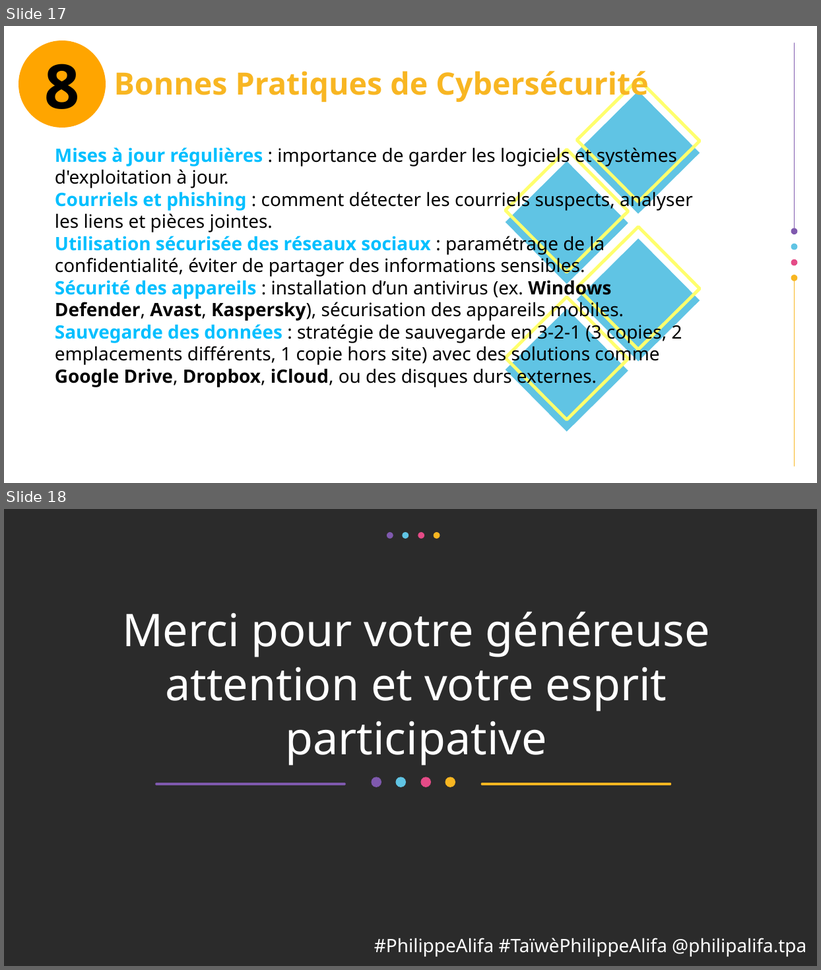
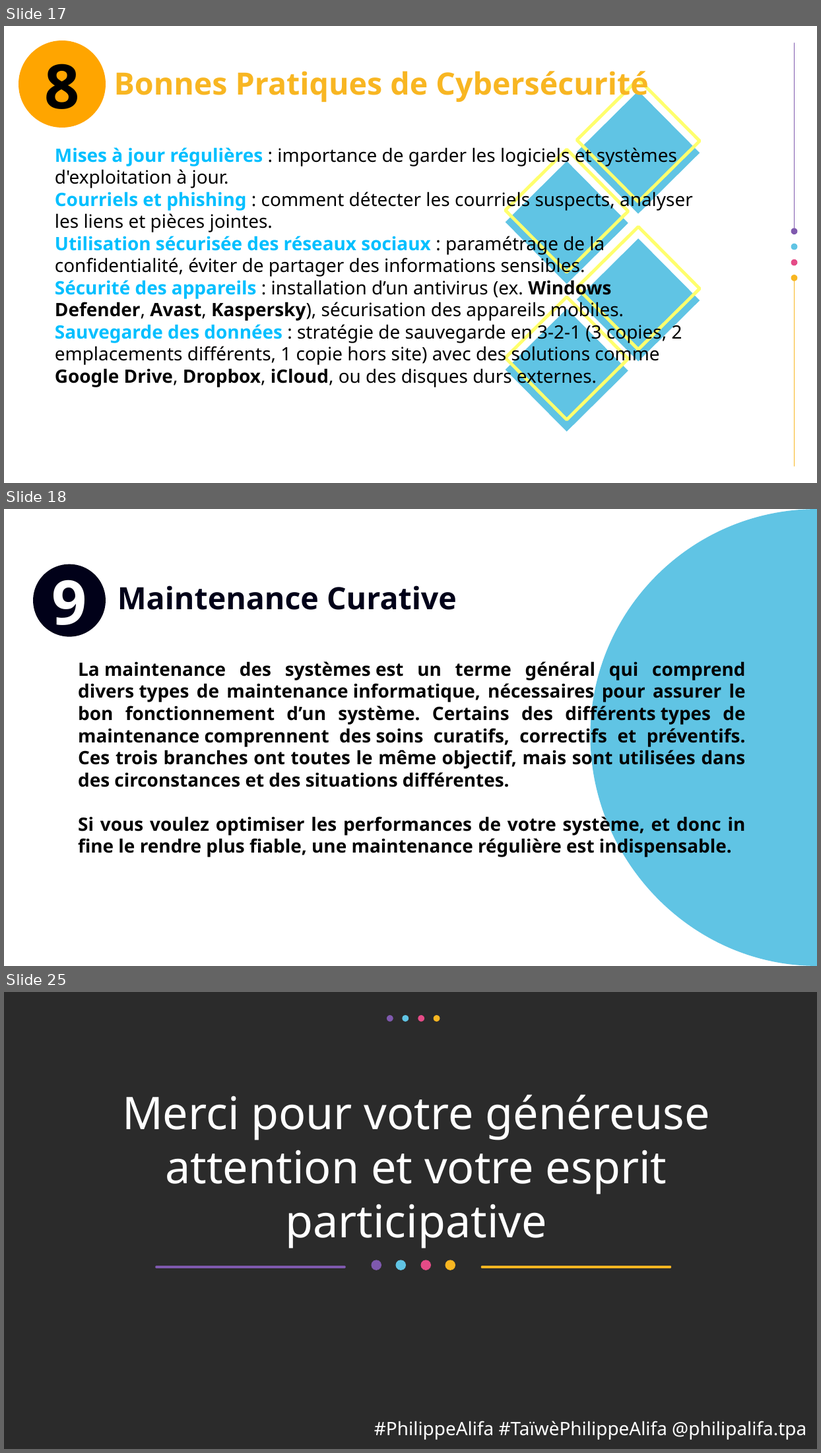
Before and after one commit to alifa-ing/monportfolio-github, a slide deck: Formation en Cybersecurite.odp. Shown one above the other, each under a label of ours: slides 17 and 18 before the commit, slides 17, 18 and 25 after it; the slides between them are not shown. The pictures are 821x970 and 821x1453 pixels, drawn with LibreOffice and Linux fonts; fonts in the diff are those of the drawing; background and template pictures are left out; a plain dark background stands for a picture behind light text. Boxes give left, top, right and bottom in pixels: in the first picture for what was removed or moved away, otherwise in the second. Text is boxed around its words. In the diff, an @@ line names an element or a change of style, - is before the commit and + after.

```diff
--- a/Formation en Cybersecurite.odp
+++ b/Formation en Cybersecurite.odp
@@ slide 18 added at (x1=4, y1=509, x2=817, y2=966), background #FFFFFF @@
@@ freeform shape added at (x1=591, y1=509, x2=817, y2=966), fill #60C4E4 @@
@@ ellipse added at (x1=33, y1=564, x2=105, y2=636), fill #010119, 60 pt, text #FFFFFF, bold @@
+9
@@ text added at (x1=118, y1=586, x2=457, y2=610), 30 pt, text #010119, bold @@
+Maintenance Curative
@@ text added at (x1=78, y1=661, x2=746, y2=858), 18 pt, text #000000, bold @@
+La maintenance des systèmes est un terme général qui comprend divers types de maintenance informatique, nécessaires pour assurer le bon fonctionnement d’un système. Certains des différents types de maintenance comprennent des soins curatifs, correctifs et préventifs. Ces trois branches ont toutes le même objectif, mais sont utilisées dans des circonstances et des situations différentes.
+Si vous voulez optimiser les performances de votre système, et donc in fine le rendre plus fiable, une maintenance régulière est indispensable.
@@ what was slide 18 is now slide 25 @@
```
Also in this commit, not shown: 1 slide changed, 6 other slides added.
